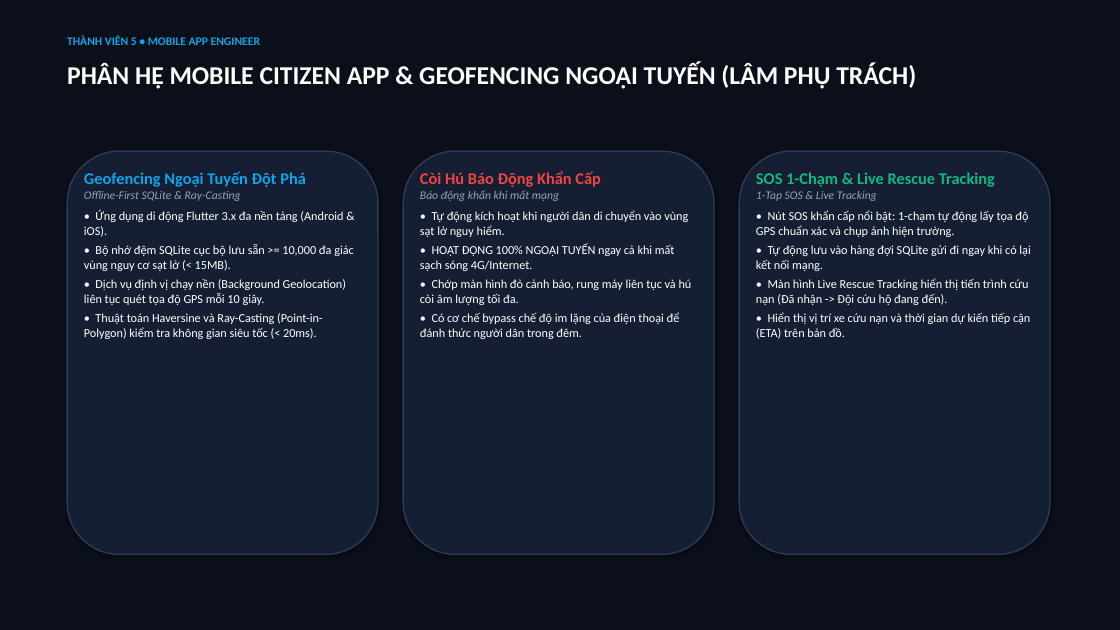
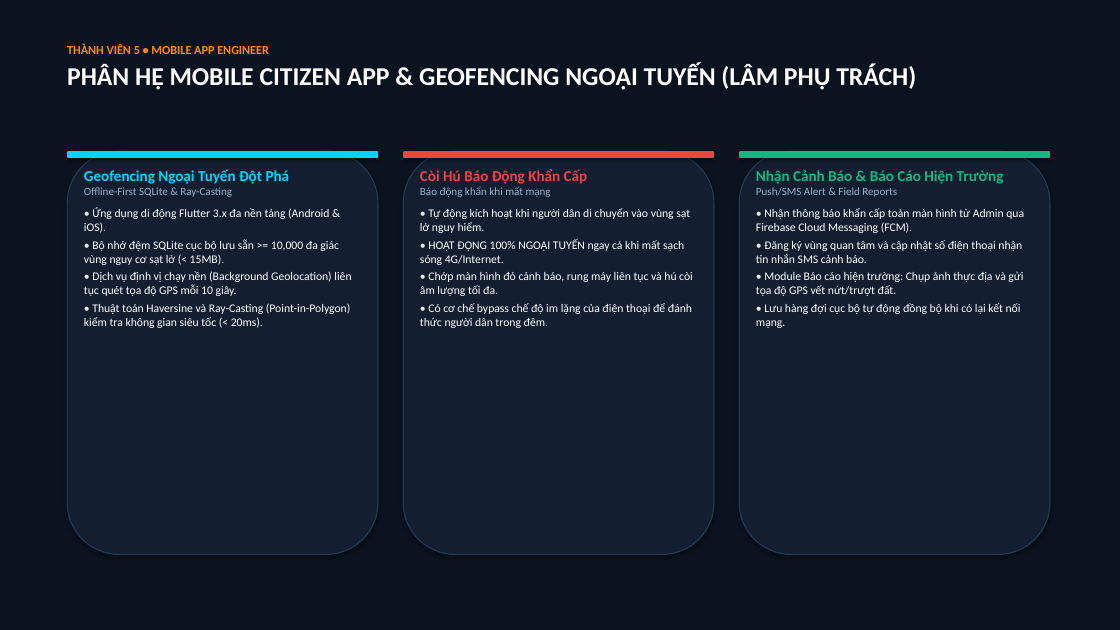
Before and after one commit to Duan0603/TerraWatch, a slide deck: slide 9 of docs/GeoSentry_Capstone_Presentation.pptx. Drawn at 1120x630 pixels with LibreOffice and Linux fonts; fonts in the diff are those of the drawing. Boxes give left, top, right and bottom in pixels: in the first picture for what was removed or moved away, otherwise in the second. Text is boxed around its words. In the diff, an @@ line names an element or a change of style, - is before the commit and + after.

Commit message:
docs: standardize scope to landslide early warning and add admin emergency alert broadcast

```diff
--- a/docs/GeoSentry_Capstone_Presentation.pptx
+++ b/docs/GeoSentry_Capstone_Presentation.pptx
@@ rectangle at [0,0,1120,630]: fill #0B0F19 to #0B1320 @@
@@ text at [67,44,269,54]: size 10 to 10.5 pt, text colour #0EA5E9 to #FF8C00 in "THÀNH VIÊN 5 • MOBILE APP ENGINEER" @@
@@ text "THÀNH VIÊN 5 • MOBILE ...": place and size @@
-text "THÀNH VIÊN 5 • MOBILE ..." at [67,35,260,45]
+text "THÀNH VIÊN 5 • MOBILE ..." at [67,44,916,90]
@@ rounded rectangle added at [67,151,378,158], fill #00D4FF @@
@@ text "Geofencing Ngoại Tuyến Đột Phá" at [84,169,351,328]: size 14 to 13 pt, text colour #0EA5E9 to #00D4FF in "Geofencing Ngoại Tuyến Đột Phá"; size 10 to 9.5 pt, text colour #94A3B8 to #9CB2C9, italic off in "Offline-First SQLite & Ray-Casting"; size 10.5 to 10 pt in "• Ứng dụng di động Flutter 3.x ...", "• Bộ nhớ đệm SQLite cục bộ ...", "• Dịch vụ định vị chạy nền ...", "• Thuật toán Haversine và Ray-Casting (Point-in-Polygon) ..."; less space between paragraphs @@
@@ rounded rectangle added at [403,151,714,158], fill #EF4444 @@
@@ text "Còi Hú Báo Động Khẩn ..." at [420,169,693,328]: size 14 to 13 pt in "Còi Hú Báo Động Khẩn Cấp"; size 10 to 9.5 pt, text colour #94A3B8 to #9CB2C9, italic off in "Báo động khẩn khi mất mạng"; size 10.5 to 10 pt in "• Tự động kích hoạt khi người ...", "• HOẠT ĐỘNG 100% NGOẠI TUYẾN ngay ...", "• Chớp màn hình đỏ cảnh báo, ...", "• Có cơ chế bypass chế độ ..."; less space between paragraphs @@
@@ fill #151E32 to #131E31; outline #2A3B5C 1.2 pt to #1F3A52 1 pt in 3 elements at [403,151,714,555], [67,151,378,555], [739,151,1050,555] @@
@@ rounded rectangle added at [739,151,1050,158], fill #10B981 @@
@@ text at [756,170,1024,328]: text changed; size 10.5 to 10 pt @@
-SOS 1-Chạm & Live Rescue Tracking
-1-Tap SOS & Live Tracking
-• Nút SOS khẩn cấp nổi bật: 1-chạm tự động lấy tọa độ GPS chuẩn xác và chụp ảnh hiện trường.
-• Tự động lưu vào hàng đợi SQLite gửi đi ngay khi có lại kết nối mạng.
-• Màn hình Live Rescue Tracking hiển thị tiến trình cứu nạn (Đã nhận -> Đội cứu hộ đang đến).
-• Hiển thị vị trí xe cứu nạn và thời gian dự kiến tiếp cận (ETA) trên bản đồ.
+Nhận Cảnh Báo & Báo Cáo Hiện Trường
+Push/SMS Alert & Field Reports
+• Nhận thông báo khẩn cấp toàn màn hình từ Admin qua Firebase Cloud Messaging (FCM).
+• Đăng ký vùng quan tâm và cập nhật số điện thoại nhận tin nhắn SMS cảnh báo.
+• Module Báo cáo hiện trường: Chụp ảnh thực địa và gửi tọa độ GPS vết nứt/trượt đất.
+• Lưu hàng đợi cục bộ tự động đồng bộ khi có lại kết nối mạng.
```
Also in this commit, not shown: 9 other slides changed, 16 other files.
